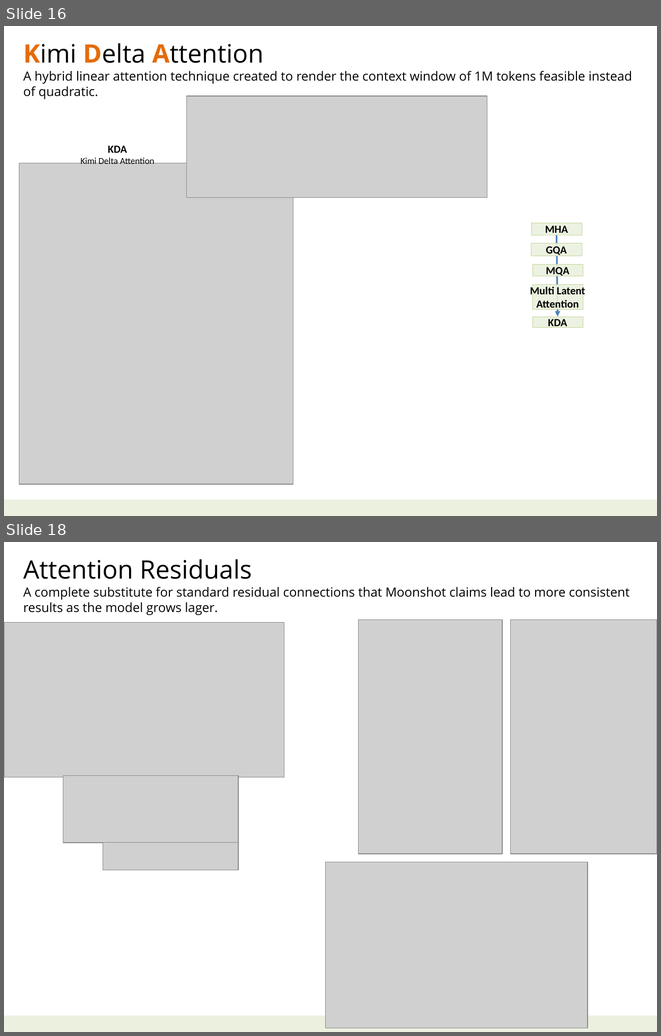
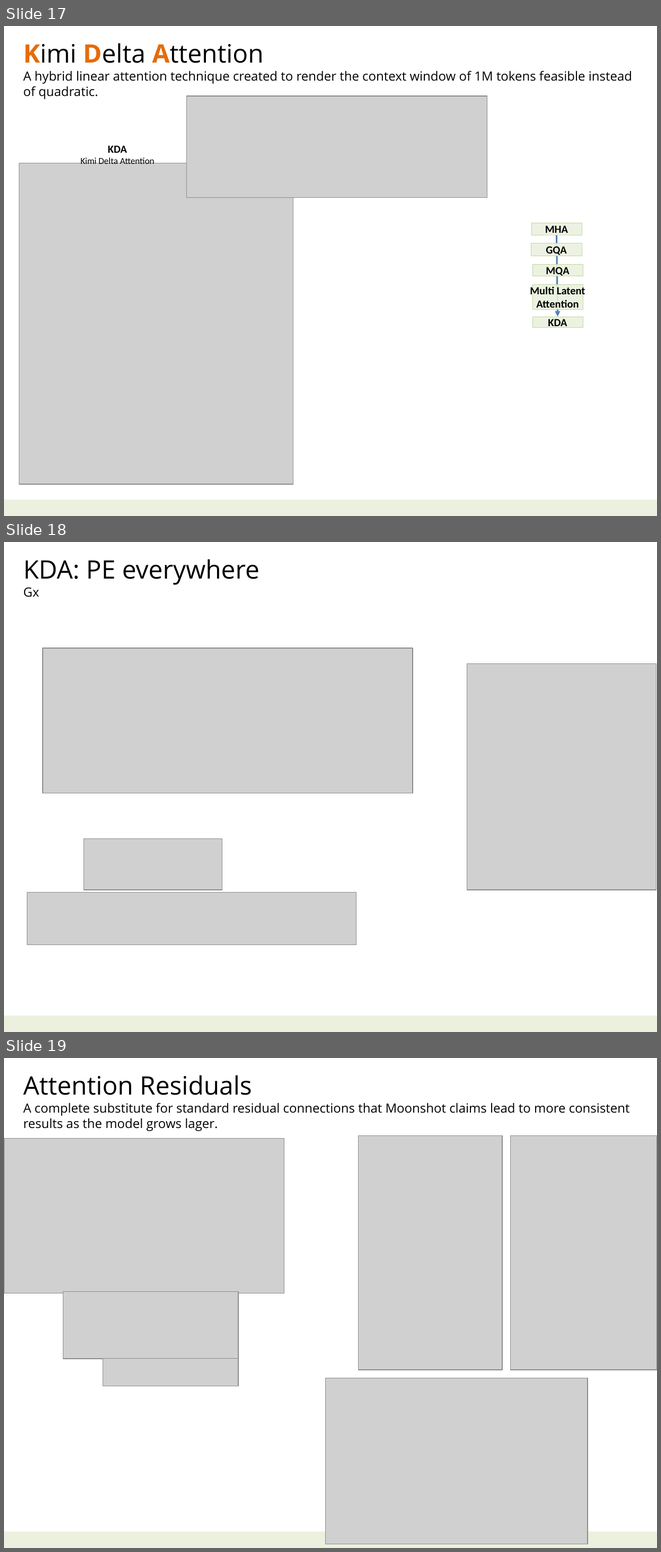
Before and after one commit to navibator/crazy-ai, a slide deck: ai-kimi.pptx. Shown one above the other, each under a label of ours: slides 16 and 18 before the commit, slides 17, 18 and 19 after it; the slides between them are not shown. The pictures are 661x1036 and 661x1552 pixels, drawn with LibreOffice and Linux fonts; fonts in the diff are those of the drawing; grey boxes stand for pictures. Boxes give left, top, right and bottom in pixels: in the first picture for what was removed or moved away, otherwise in the second. Text is boxed around its words. In the diff, an @@ line names an element or a change of style, - is before the commit and + after.

```diff
--- a/ai-kimi.pptx
+++ b/ai-kimi.pptx
@@ slide 18 added at box(4, 542, 657, 1032), background #FFFFFF; not listed: 1 template element that a slide beside it also shows @@
@@ text added at box(23, 559, 259, 597), 28 pt, text #000000 @@
+KDA: PE everywhere
+Gx
@@ picture added at box(43, 648, 413, 793) @@
@@ picture added at box(467, 663, 656, 889) @@
@@ picture added at box(84, 838, 222, 889) @@
@@ picture added at box(27, 892, 356, 944) @@
@@ what was slide 16 is now slide 17 @@
@@ what was slide 18 is now slide 19 @@
```
Also in this commit, not shown: 2 slides changed, 1 other slide added, 2 slides removed, 3 other files.
